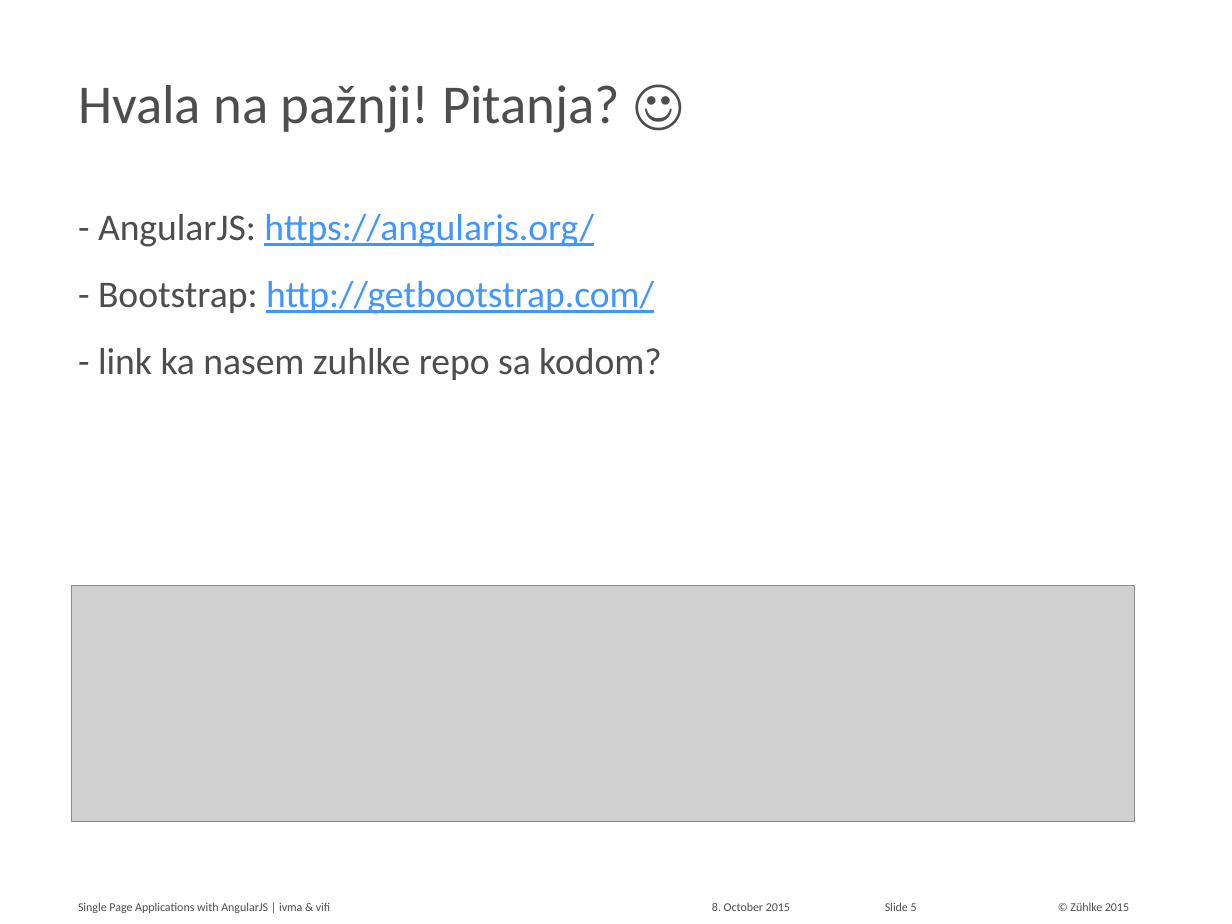
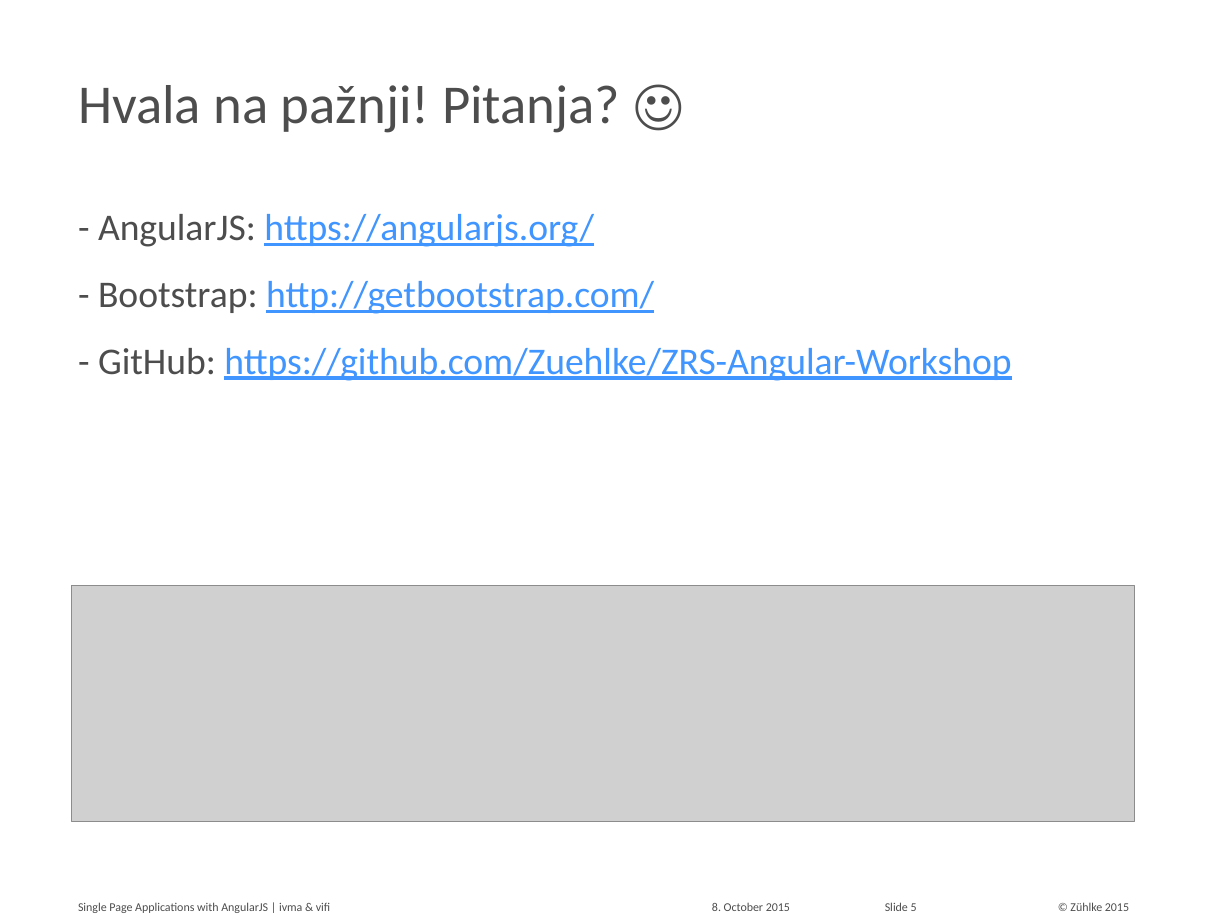
Before and after one commit to Zuehlke/Beacon-Scavenger, a slide deck: slide 5 of SAP with AngularJS.pptx. Drawn at 1232x924 pixels with LibreOffice and Linux fonts; fonts in the diff are those of the drawing; grey boxes stand for pictures; background and template pictures are left out. Boxes give left, top, right and bottom in pixels: in the first picture for what was removed or moved away, otherwise in the second. Text is boxed around its words. In the diff, an @@ line names an element or a change of style, - is before the commit and + after.

Commit message:
Added link for our GitHub repository

```diff
--- a/SAP with AngularJS.pptx
+++ b/SAP with AngularJS.pptx
@@ text at <box>98,348,1011,381</box>: text changed; text colour #4D4D4D to #4095FE @@
-- link ka nasem zuhlke repo sa kodom?
+- GitHub: https://github.com/Zuehlke/ZRS-Angular-Workshop
```
